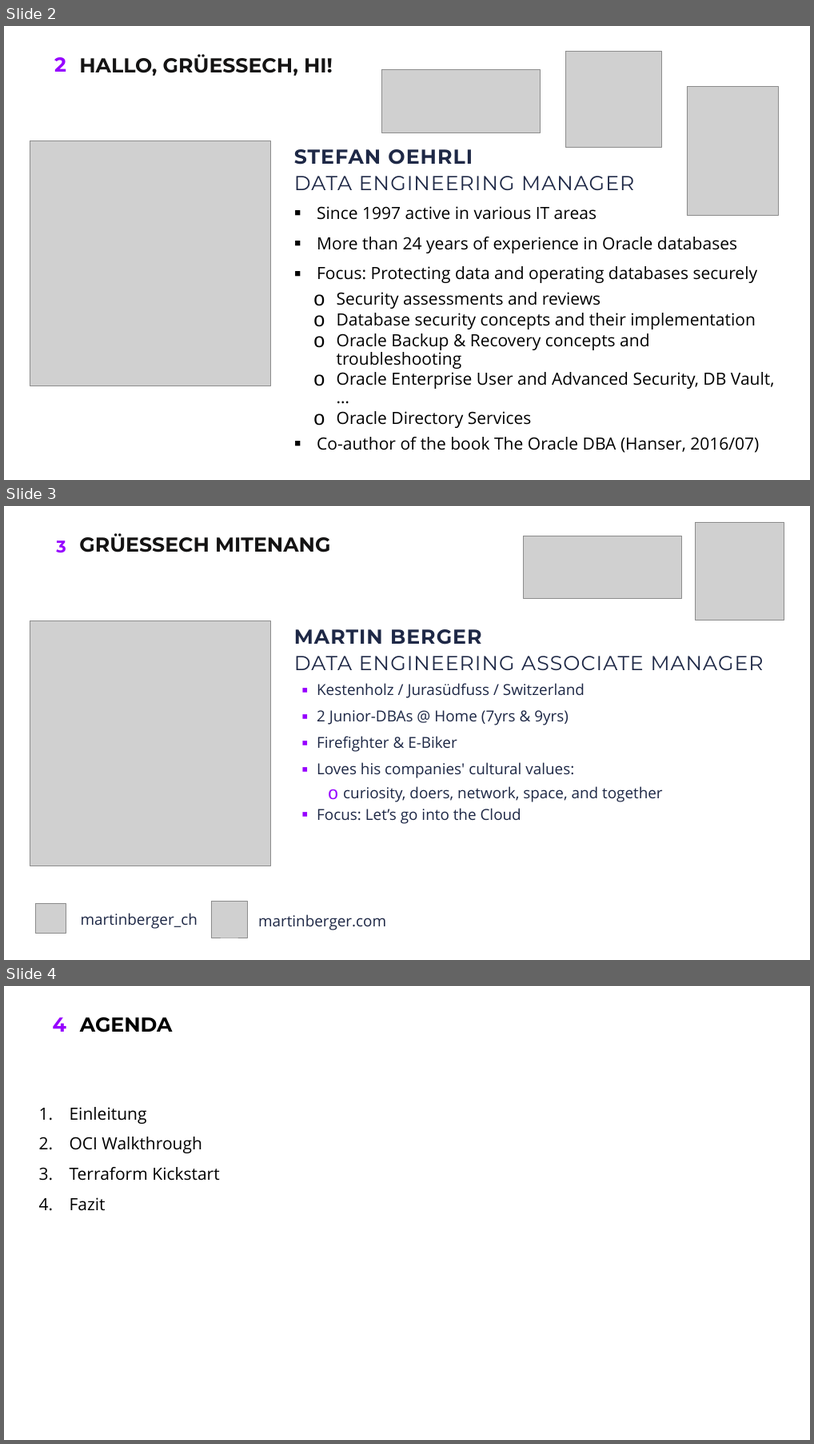
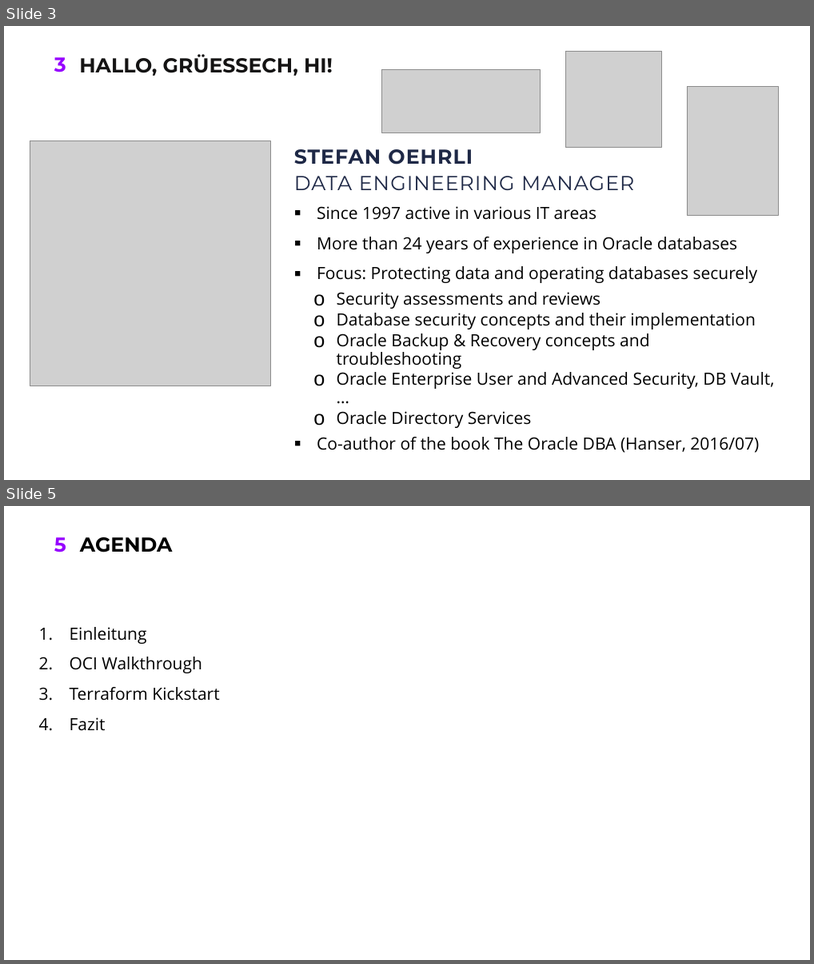
Before and after one commit to oehrlis/doag2022, a slide deck: ppt/00_KursAgenda.pptx. Shown one above the other, each under a label of ours: slides 2, 3 and 4 before the commit, slides 3 and 5 after it; the slides between them are not shown. The pictures are 814x1444 and 814x964 pixels, drawn with LibreOffice and Linux fonts; fonts in the diff are those of the drawing; grey boxes stand for pictures; background and template pictures are left out. Boxes give left, top, right and bottom in pixels: in the first picture for what was removed or moved away, otherwise in the second. Text is boxed around its words. In the diff, an @@ line names an element or a change of style, - is before the commit and + after.

```diff
--- a/ppt/00_KursAgenda.pptx
+++ b/ppt/00_KursAgenda.pptx
@@ slide 3 removed at box(4, 506, 810, 960), background #FFFFFF @@
@@ picture removed at box(696, 522, 784, 620) @@
@@ page number removed at box(56, 540, 66, 553) @@
-3
@@ title removed at box(79, 533, 330, 552) @@
-GRÜESSECH MITENANG
@@ picture removed at box(524, 536, 682, 599) @@
@@ picture removed at box(30, 621, 270, 865) @@
@@ text removed at box(294, 629, 482, 644) @@
-MARTIN BERGER
@@ text removed at box(294, 656, 764, 670) @@
-DATA ENGINEERING ASSOCIATE MANAGER
@@ text removed at box(317, 683, 663, 824) @@
-▪ Kestenholz / Jurasüdfuss / Switzerland
-▪ 2 Junior-DBAs @ Home (7yrs & 9yrs)
-▪ Firefighter & E-Biker
-▪ Loves his companies' cultural values:
-  o curiosity, doers, network, space, and together
-▪ Focus: Let’s go into the Cloud
@@ picture removed at box(35, 903, 66, 933) @@
@@ text removed at box(81, 912, 198, 928) @@
-martinberger_ch
@@ picture removed at box(211, 901, 248, 937) @@
@@ text removed at box(258, 914, 386, 930) @@
-martinberger.com
@@ what was slide 2 is now slide 3 @@
@@ page number at box(54, 57, 66, 72): text changed @@
-2
+3
@@ what was slide 4 is now slide 5 @@
@@ page number at box(54, 537, 66, 552): text changed @@
-4
+5
```
Also in this commit, not shown: 1 slide changed, 2 slides added.
